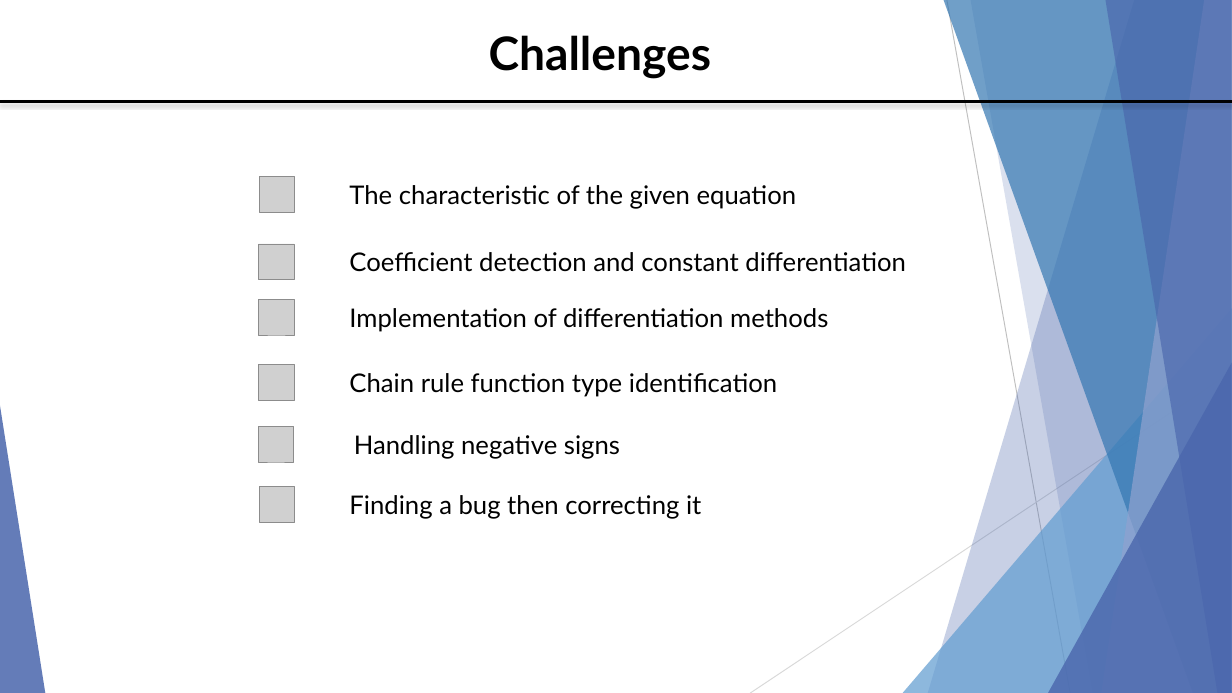
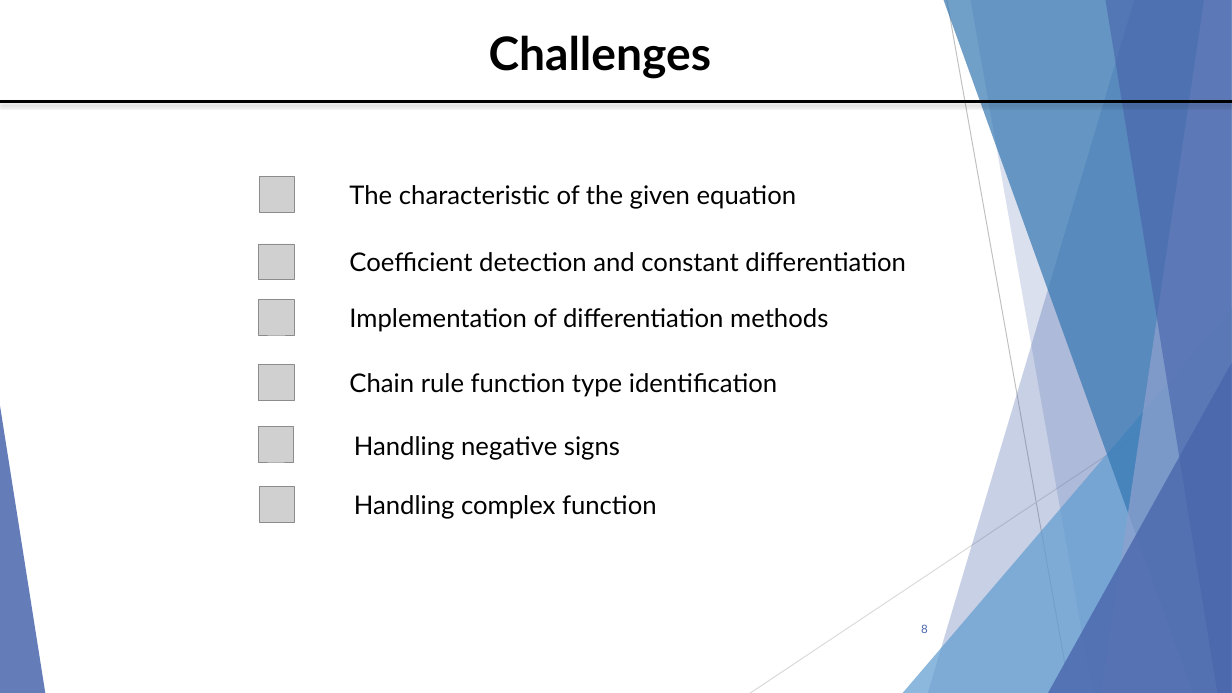
Before and after one commit to nowsadmunna/SPL-1, a slide deck: slide 8 of SPL-1 Mid Presentation.pptx (slide 7 before the commit). Drawn at 1232x693 pixels with LibreOffice and Linux fonts; fonts in the diff are those of the drawing; grey boxes stand for pictures; background and template pictures are left out. Boxes give left, top, right and bottom in pixels: in the first picture for what was removed or moved away, otherwise in the second. Text is boxed around its words. In the diff, an @@ line names an element or a change of style, - is before the commit and + after.

```diff
--- a/SPL-1 Mid Presentation.pptx
+++ b/SPL-1 Mid Presentation.pptx
@@ text at [354,495,657,519]: text changed @@
-Finding a bug then correcting it
+Handling complex function
@@ page number added at [921,624,928,633], 9 pt, text #4A66AC @@
+8
```
Also in this commit, not shown: 8 other slides changed, 1 slide added.
